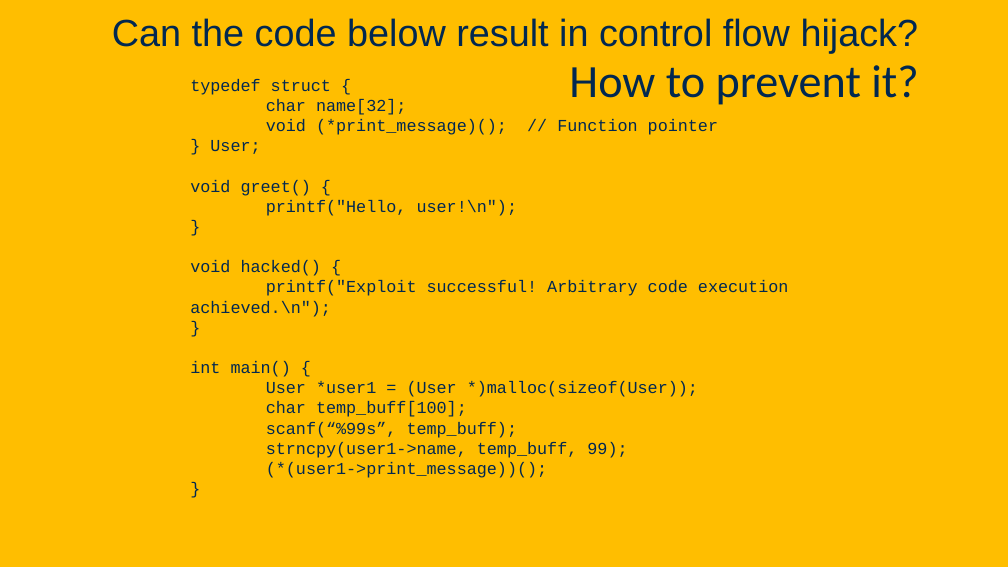
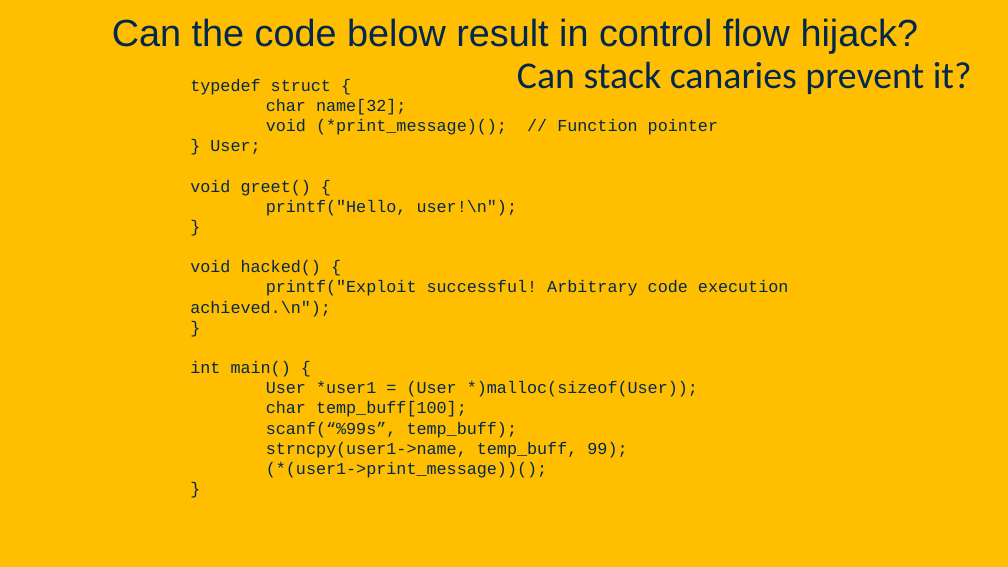
Before and after one commit to davsec-teaching/ecs160-f25, a slide deck: slide 129 of slides/9_software_security.pptx (slide 127 before the commit). Drawn at 1008x567 pixels with LibreOffice and Linux fonts; fonts in the diff are those of the drawing; background and template pictures are left out. Boxes give left, top, right and bottom in pixels: in the first picture for what was removed or moved away, otherwise in the second. Text is boxed around its words. In the diff, an @@ line names an element or a change of style, - is before the commit and + after.

```diff
--- a/slides/9_software_security.pptx
+++ b/slides/9_software_security.pptx
@@ text at (x1=517, y1=61, x2=972, y2=94): text changed; size 44 to 36 pt @@
-How to prevent it?
+Can stack canaries prevent it?
```
Also in this commit, not shown: 6 other slides changed, 2 slides added.
